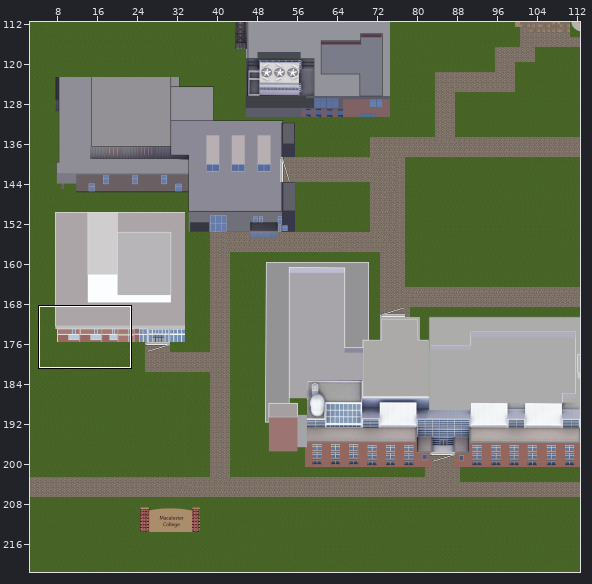
Level history. Tiled map: android/assets/map/full_map.tmx. Above, an overview of the earlier version with the close-up marked.
Close-up. Before:
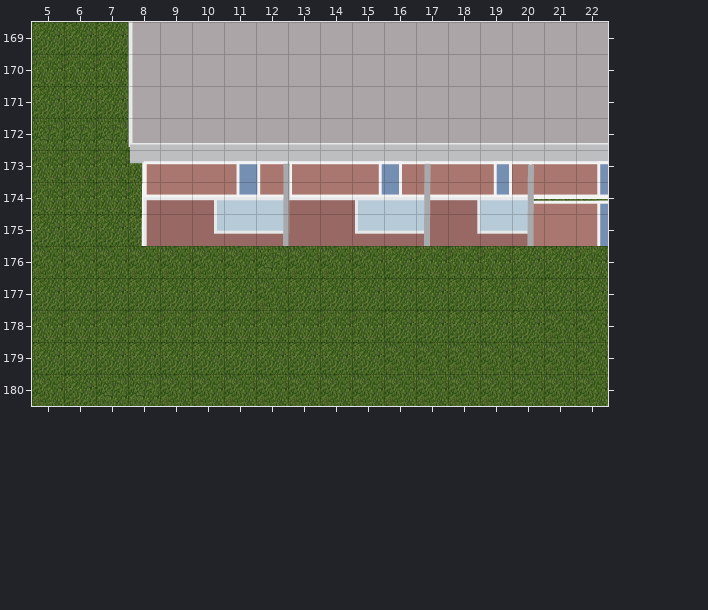
Cells are 32x32 px. Shown: x 5..22, y 169..180. The commit also changed other parts of the map, which this record leaves out.
The result:
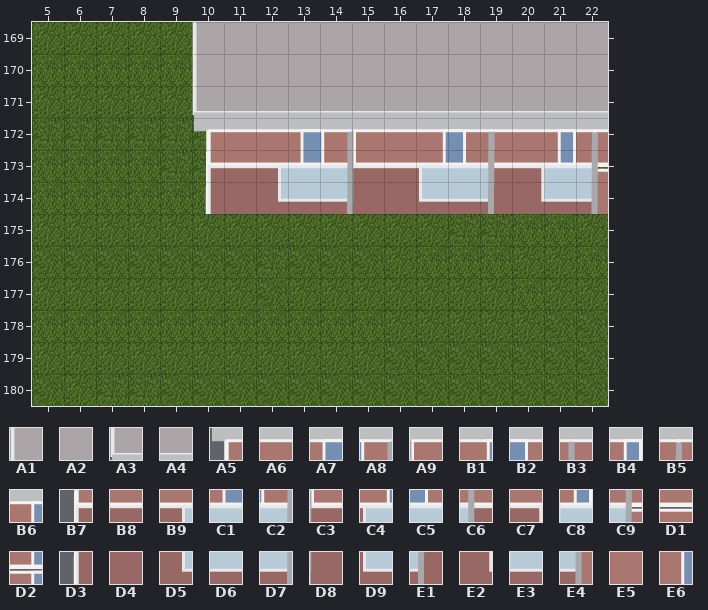
Key: from "Theater": A1 26, A2 27, A3 572, A4 573, A5 598, A6 599, A7 601, A8 602, A9 603, B1 605, B2 606, B3 607, B4 609, B5 610, B6 612, B7 624, B8 625, B9 626, C1 627, C2 628, C3 629, C4 631, C5 632, C6 633, C7 634, C8 635, C9 636, D1 637, D2 638, D3 650, D4 651, D5 652, D6 653, D7 654, D8 655, D9 657, E1 659, E2 660, E3 661, E4 662, E5 663, E6 664.
__ is an empty cell.
Difference:
Layer "Buildings":
y 169..170: x 8..10 A1 A2 A2 -> __ __ A1
y 171: x 8..22 A1 A2 A2 A2 A2 A2 A2 A2 A2 A2 A2 A2 A2 A2 A2 -> __ __ A3 A4 A4 A4 A4 A4 A4 A4 A4 A4 A4 A4 A4
y 172: x 8..22 A3 A4 A4 A4 A4 A4 A4 A4 A4 A4 A4 A4 A4 A4 A4 -> __ __ A5 A6 A6 A7 A8 A9 A6 B1 B2 B3 A6 B4 B5
y 173: x 8..22 A5 A6 A6 A7 A8 A9 A6 B1 B2 B3 A6 B4 B5 A6 B6 -> __ __ B7 B8 B9 C1 C2 C3 B8 C4 C5 C6 C7 C8 C9
y 174: x 8..22 B7 B8 B9 C1 C2 C3 B8 C4 C5 C6 C7 C8 C9 D1 D2 -> __ __ D3 D4 D5 D6 D7 D8 D4 D9 D6 E1 E2 E3 E4
y 175: x 8..22 D3 D4 D5 D6 D7 D8 D4 D9 D6 E1 E2 E3 E4 E5 E6 -> __ __ __ __ __ __ __ __ __ __ __ __ __ __ __
Changed places in both close-ups, as pixel boxes (x1, y1, x2, y2):
changed: (128, 22, 608, 246)
